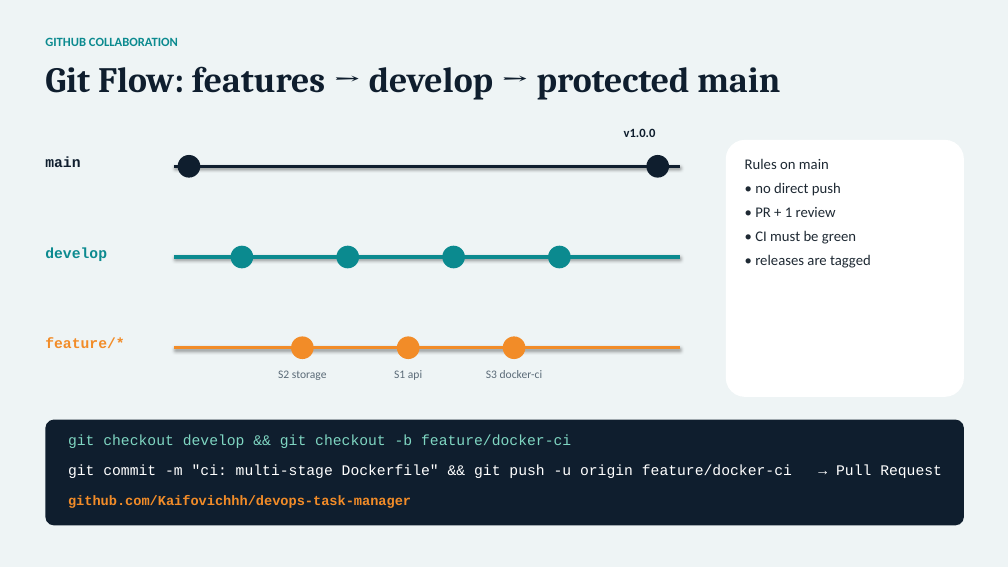
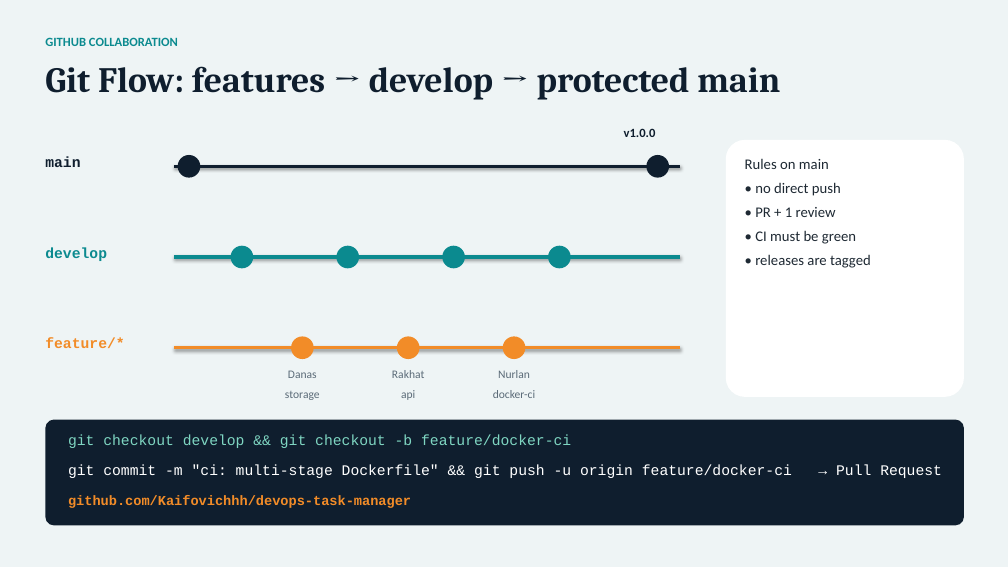
Before and after one commit to Kaifovichhh/devops-task-manager, a slide deck: slide 6 of deliverables/Project_Activity_1_Presentation.pptx. Drawn at 1008x567 pixels with LibreOffice and Linux fonts; fonts in the diff are those of the drawing. Boxes give left, top, right and bottom in pixels: in the first picture for what was removed or moved away, otherwise in the second. Text is boxed around its words. In the diff, an @@ line names an element or a change of style, - is before the commit and + after.

```diff
--- a/deliverables/Project_Activity_1_Presentation.pptx
+++ b/deliverables/Project_Activity_1_Presentation.pptx
@@ text at [285,370,320,400]: text changed @@
-S2 storage
+Danas
+storage
@@ text at [392,370,424,400]: text changed @@
-S1 api
+Rakhat
+api
@@ text at [493,370,535,398]: text changed @@
-S3 docker-ci
+Nurlan
+docker-ci
```
Also in this commit, not shown: 2 other slides changed, 9 other files.
